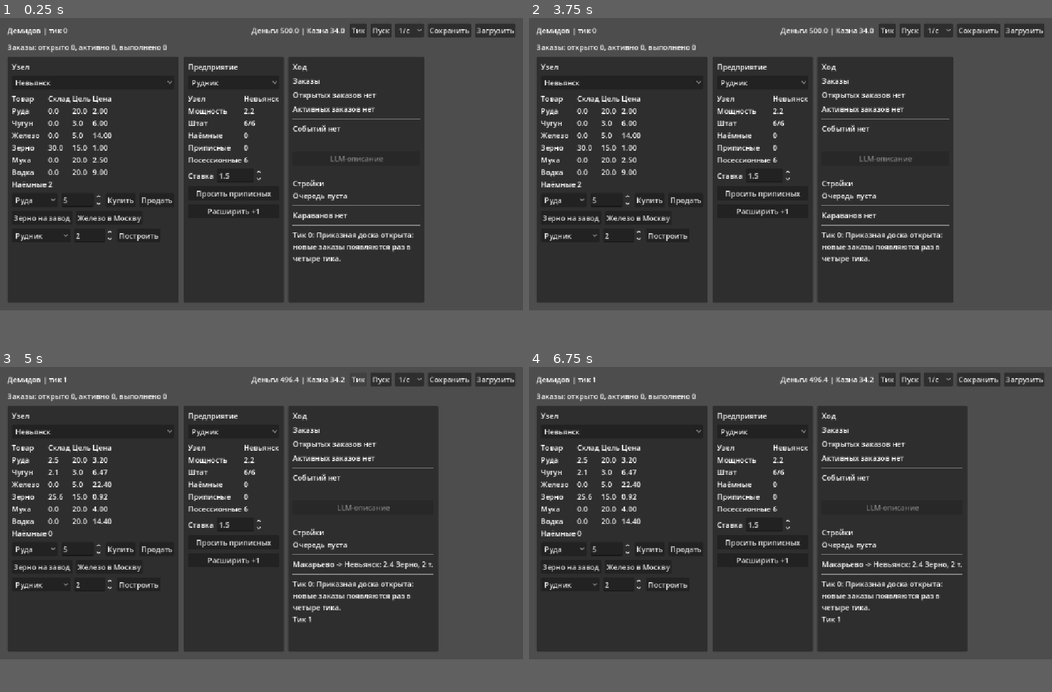
Above: before the commit, frames 1-4 (two rows, left to right).
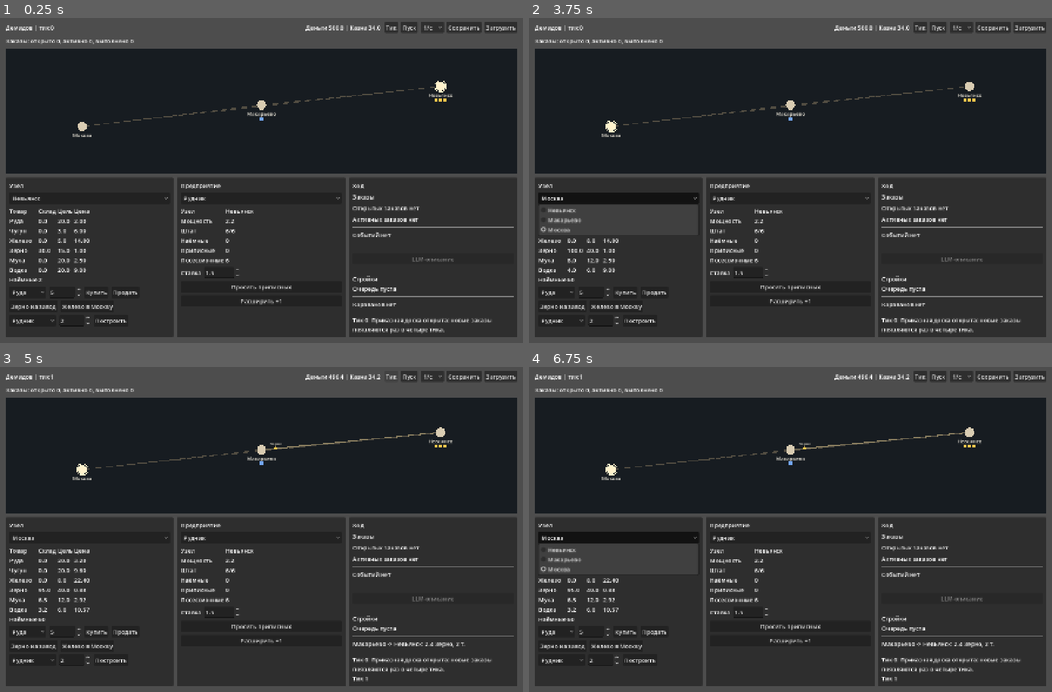
Above: after the commit, the same moments.

Repository: chas36/bearconomy
Game: Godot game, scene res://ui/main.tscn
Same seed, same stepped clock (60 frames per second), same inputs: the game is played once before the commit and once after it.
Inputs (mouse positions are in pixels of both pictures, inside the frame that each line leads up to):
- Up to frame 1 (0.25 s): no input
- Up to frame 2 (3.75 s): click "Невьянск" at 0.5 s; click (968, 79) at 1.27 s; click (790, 96) at 2.02 s; click (612, 115) at 2.77 s; click (617, 180) at 3.5 s, where only the run after the commit has a clickable "Москва"
- Up to frame 3 (5 s): click "Тик" at 4.25 s
- Up to frame 4 (6.75 s): click (790, 441) at 5.02 s; click (612, 458) at 5.77 s; click (617, 519) at 6.5 s, where only the run after the commit has a clickable "Москва"
The window is 800x450 before the commit and 800x500 after it. Grey fills any space a smaller window leaves; there, only what the larger window draws over its background counts as a difference.

The runs differ from the first frame. In frame 1, 32% of the frame differs, in the area x 0-100%, y 1-100%; in frame 2, 34%; in frame 3, 31%; in frame 4, 33%.

Commit message:
ui: добавить экран карты

Diff:
--- a/econ_core.gd
+++ b/econ_core.gd
@@ -19,6 +19,18 @@
 	gameplay.setup()
 	economy = gameplay.economy
 	scenario = gameplay.scenario
+
+
+# Явное действие игрока: сбыт железа в столицу (автопилот убран в M6).
+func dispatch_iron_to_moscow() -> void:
+	var nevyansk = scenario["nevyansk"]
+	var moskva = scenario["moskva"]
+	var qty: float = nevyansk.stock[Goods.Good.ZHELEZO]
+	if qty <= 0.5:
+		return
+	economy.dispatch(
+		economy.player, nevyansk, moskva, Goods.Good.ZHELEZO, qty, Gameplay.IRON_ROUTE_TICKS, true
+	)
 
 
 func dispatch_surplus_to_moscow(good: int, reserve: float, max_qty: float) -> void:
@@ -98,6 +110,8 @@
 		if economy.tick_count % 2 == 0:
 			dispatch_surplus_to_moscow(Goods.Good.MUKA, 8.0, 2.0)
 			dispatch_surplus_to_moscow(Goods.Good.VODKA, 2.0, 2.0)
+		if economy.tick_count % 4 == 0:
+			dispatch_iron_to_moscow()
 		if economy.tick_count == 10:
 			economy.set_hired_wage_offer(kuznitsa, 1.2)
 		if economy.tick_count == 12:
--- a/project.godot
+++ b/project.godot
@@ -17,6 +17,8 @@
 
 [display]
 
+window/size/viewport_width=1440
+window/size/viewport_height=900
 window/stretch/mode="canvas_items"
 window/stretch/aspect="expand"
 
--- a/sim/demo_scenario.gd
+++ b/sim/demo_scenario.gd
@@ -78,20 +78,12 @@
 	}
 
 
-static func run_logistics(
-	economy, nevyansk: TradeNode, makarievo: TradeNode, moskva: TradeNode
-) -> void:
+# Автозакупка зерна для завода; автопилот железа убран в M6 —
+# отправка железа теперь явное действие игрока (UI или скрипт демо).
+static func run_logistics(economy, nevyansk: TradeNode, makarievo: TradeNode) -> void:
 	var grain_in_transit: float = economy.cargo_in_transit_to(nevyansk, Goods.Good.ZERNO)
 	var grain_gap: float = GRAIN_TOPUP - nevyansk.stock[Goods.Good.ZERNO] - grain_in_transit
 	if grain_gap > 0.5:
 		economy.buy_and_dispatch(
 			economy.player, makarievo, nevyansk, Goods.Good.ZERNO, grain_gap, GRAIN_ROUTE_TICKS
 		)
-
-	# v0-заглушка: автопилот демо, убрать в M6.
-	if economy.tick_count % 4 == 0:
-		var qty: float = nevyansk.stock[Goods.Good.ZHELEZO]
-		if qty > 0.5:
-			economy.dispatch(
-				economy.player, nevyansk, moskva, Goods.Good.ZHELEZO, qty, IRON_ROUTE_TICKS, true
-			)
--- a/sim/gameplay.gd
+++ b/sim/gameplay.gd
@@ -43,9 +43,7 @@
 	_drain_contract_notices()
 	_run_ai_controllers()
 	_drain_contract_notices()
-	DemoScenario.run_logistics(
-		economy, scenario["nevyansk"], scenario["makarievo"], scenario["moskva"]
-	)
+	DemoScenario.run_logistics(economy, scenario["nevyansk"], scenario["makarievo"])
 	_maybe_raise_event()
 
 
--- a/ui/main.gd
+++ b/ui/main.gd
@@ -8,6 +8,7 @@
 const Enterprise := preload("res://sim/enterprise.gd")
 const Gameplay := preload("res://sim/gameplay.gd")
 const OpenRouterNpc := preload("res://game/openrouter_npc.gd")
+const MapView := preload("res://ui/map_view.gd")
 
 const BUILD_RECIPE_IDS := ["rudnik", "domna", "kuznitsa", "melnitsa", "vinokurnya"]
 
@@ -45,6 +46,7 @@
 var caravan_box: VBoxContainer
 var log_label: Label
 var wage_spin: SpinBox
+var map_view: MapView
 var log_lines: Array[String] = []
 
 
@@ -124,9 +126,18 @@
 	contract_label.autowrap_mode = TextServer.AUTOWRAP_WORD_SMART
 	page.add_child(contract_label)
 
+	map_view = MapView.new()
+	map_view.size_flags_horizontal = Control.SIZE_EXPAND_FILL
+	map_view.size_flags_vertical = Control.SIZE_EXPAND_FILL
+	map_view.size_flags_stretch_ratio = 1.5
+	map_view.custom_minimum_size.y = 260
+	map_view.node_clicked.connect(_on_map_node_clicked)
+	page.add_child(map_view)
+
 	var columns := HBoxContainer.new()
 	columns.size_flags_horizontal = Control.SIZE_EXPAND_FILL
 	columns.size_flags_vertical = Control.SIZE_EXPAND_FILL
+	columns.size_flags_stretch_ratio = 1.0
 	columns.add_theme_constant_override("separation", 10)
 	page.add_child(columns)
 
@@ -306,6 +317,7 @@
 func _add_panel(parent: Container, title: String) -> VBoxContainer:
 	var panel := PanelContainer.new()
 	panel.size_flags_vertical = Control.SIZE_EXPAND_FILL
+	panel.size_flags_horizontal = Control.SIZE_EXPAND_FILL
 	parent.add_child(panel)
 
 	var margin := MarginContainer.new()
@@ -331,6 +343,8 @@
 		"Деньги %.1f | Казна %.1f" % [economy.player.money, economy.player.state_relations]
 	)
 	contract_label.text = gameplay.contract_status_text()
+	map_view.selected_node_index = selected_node_index
+	map_view.refresh(economy)
 	_refresh_enterprise_select()
 	_refresh_node_panel()
 	_refresh_enterprise_panel()
@@ -597,6 +611,12 @@
 
 func _on_node_selected(index: int) -> void:
 	selected_node_index = index
+	_refresh_all()
+
+
+func _on_map_node_clicked(index: int) -> void:
+	selected_node_index = index
+	node_select.select(index)
 	_refresh_all()
 
 
--- /dev/null
+++ b/ui/map_view.gd
@@ -0,0 +1,198 @@
+# map_view.gd — схематичная карта: узлы, маршруты, караваны, предприятия, стройки
+extends Control
+
+signal node_clicked(index: int)
+
+const Goods := preload("res://sim/goods.gd")
+
+# Нормированные координаты узлов (умножаются на size), схематично запад -> восток.
+const NODE_POS := {
+	"Москва": Vector2(0.15, 0.62),
+	"Макарьево": Vector2(0.5, 0.45),
+	"Невьянск": Vector2(0.85, 0.3),
+}
+const FALLBACK_POS := Vector2(0.5, 0.85)
+
+const BG_COLOR := Color(0.09, 0.11, 0.13)
+const ROUTE_COLOR := Color(0.32, 0.3, 0.26)
+const ROUTE_ACTIVE_COLOR := Color(0.55, 0.5, 0.38)
+const ROUTE_WIDTH := 1.5
+const ROUTE_ACTIVE_WIDTH := 3.5
+const NODE_COLOR := Color(0.85, 0.8, 0.7)
+const NODE_SELECTED_COLOR := Color(1.0, 0.95, 0.8)
+const NODE_RADIUS := 13.0
+const ENTERPRISE_SIZE := 9.0
+const ENTERPRISE_GAP := 3.0
+const CARAVAN_RADIUS := 5.0
+const CONSTRUCTION_COLOR := Color(0.9, 0.6, 0.2)
+const TEXT_COLOR := Color(0.92, 0.9, 0.85)
+const CARGO_TEXT_COLOR := Color(0.8, 0.78, 0.72)
+const OWNER_COLORS := {
+	"player": Color(0.95, 0.78, 0.3),
+	"stroganov": Color(0.45, 0.65, 0.95),
+}
+const DEFAULT_OWNER_COLOR := Color(0.7, 0.7, 0.7)
+const BUTTON_SIZE := 48.0
+const NAME_FONT_SIZE := 14
+const CARGO_FONT_SIZE := 11
+
+var economy
+var selected_node_index := -1
+var _node_buttons: Array[Button] = []
+
+
+func refresh(economy_ref) -> void:
+	economy = economy_ref
+	if _node_buttons.size() != economy.nodes.size():
+		_rebuild_node_buttons()
+	queue_redraw()
+
+
+func _notification(what: int) -> void:
+	if what == NOTIFICATION_RESIZED:
+		_position_node_buttons()
+		queue_redraw()
+
+
+func _rebuild_node_buttons() -> void:
+	for button in _node_buttons:
+		button.queue_free()
+	_node_buttons.clear()
+	for i in range(economy.nodes.size()):
+		var button := Button.new()
+		button.flat = true
+		button.tooltip_text = economy.nodes[i].name
+		button.pressed.connect(_on_node_button_pressed.bind(i))
+		add_child(button)
+		_node_buttons.append(button)
+	_position_node_buttons()
+
+
+func _position_node_buttons() -> void:
+	if economy == null:
+		return
+	for i in range(_node_buttons.size()):
+		var center := _node_position(economy.nodes[i])
+		_node_buttons[i].position = center - Vector2(BUTTON_SIZE, BUTTON_SIZE) * 0.5
+		_node_buttons[i].size = Vector2(BUTTON_SIZE, BUTTON_SIZE)
+
+
+func _on_node_button_pressed(index: int) -> void:
+	node_clicked.emit(index)
+
+
+func _node_position(node) -> Vector2:
+	var normalized: Vector2 = NODE_POS.get(node.name, FALLBACK_POS)
+	return normalized * size
+
+
+func _owner_color(owner_id: String) -> Color:
+	return OWNER_COLORS.get(owner_id, DEFAULT_OWNER_COLOR)
+
+
+func _draw() -> void:
+	draw_rect(Rect2(Vector2.ZERO, size), BG_COLOR)
+	if economy == null:
+		return
+	_draw_routes()
+	_draw_caravans()
+	_draw_nodes()
+
+
+func _draw_routes() -> void:
+	var active_pairs := {}
+	for c in economy.caravans:
+		active_pairs[_pair_key(c.origin.name, c.destination.name)] = true
+
+	for i in range(economy.nodes.size()):
+		for j in range(i + 1, economy.nodes.size()):
+			var a: Vector2 = _node_position(economy.nodes[i])
+			var b: Vector2 = _node_position(economy.nodes[j])
+			var key := _pair_key(economy.nodes[i].name, economy.nodes[j].name)
+			if active_pairs.has(key):
+				draw_line(a, b, ROUTE_ACTIVE_COLOR, ROUTE_ACTIVE_WIDTH)
+			else:
+				draw_line(a, b, ROUTE_COLOR, ROUTE_WIDTH)
+
+
+func _pair_key(name_a: String, name_b: String) -> String:
+	if name_a < name_b:
+		return name_a + "|" + name_b
+	return name_b + "|" + name_a
+
+
+func _draw_caravans() -> void:
+	var font := get_theme_default_font()
+	for c in economy.caravans:
+		# Прижим к 0.08..0.92, чтобы точка и подпись не ложились на кружок узла.
+		var progress := clampf(1.0 - float(c.remaining_ticks) / float(c.total_ticks), 0.08, 0.92)
+		var pos := _node_position(c.origin).lerp(_node_position(c.destination), progress)
+		draw_circle(pos, CARAVAN_RADIUS, _owner_color(c.owner_id))
+		var label: String = Goods.NAMES[c.good]
+		draw_string(
+			font,
+			pos + Vector2(-30.0, -CARAVAN_RADIUS - 4.0),
+			label,
+			HORIZONTAL_ALIGNMENT_CENTER,
+			60.0,
+			CARGO_FONT_SIZE,
+			CARGO_TEXT_COLOR
+		)
+
+
+func _draw_nodes() -> void:
+	var font := get_theme_default_font()
+	var constructing := _nodes_under_construction()
+	for i in range(economy.nodes.size()):
+		var node = economy.nodes[i]
+		var pos := _node_position(node)
+		var color := NODE_SELECTED_COLOR if i == selected_node_index else NODE_COLOR
+		draw_circle(pos, NODE_RADIUS, color)
+		if i == selected_node_index:
+			draw_arc(pos, NODE_RADIUS + 3.0, 0.0, TAU, 32, NODE_SELECTED_COLOR, 2.0)
+		draw_string(
+			font,
+			pos + Vector2(-60.0, NODE_RADIUS + 16.0),
+			node.name,
+			HORIZONTAL_ALIGNMENT_CENTER,
+			120.0,
+			NAME_FONT_SIZE,
+			TEXT_COLOR
+		)
+		_draw_enterprises(node, pos)
+		if constructing.has(node):
+			_draw_construction_icon(pos)
+
+
+func _draw_enterprises(node, node_pos: Vector2) -> void:
+	var owners: Array[String] = []
+	for agent in economy.agents:
+		for e in agent.enterprises:
+			if e.node == node:
+				owners.append(agent.id)
+
+	var total_width := owners.size() * (ENTERPRISE_SIZE + ENTERPRISE_GAP) - ENTERPRISE_GAP
+	var start_x := node_pos.x - total_width * 0.5
+	var y := node_pos.y + NODE_RADIUS + 20.0
+	for i in range(owners.size()):
+		var rect := Rect2(
+			Vector2(start_x + i * (ENTERPRISE_SIZE + ENTERPRISE_GAP), y),
+			Vector2(ENTERPRISE_SIZE, ENTERPRISE_SIZE)
+		)
+		draw_rect(rect, _owner_color(owners[i]))
+
+
+func _draw_construction_icon(node_pos: Vector2) -> void:
+	# Треугольник-«леса» над узлом: идёт стройка или расширение.
+	var top := node_pos + Vector2(0.0, -NODE_RADIUS - 14.0)
+	var points := PackedVector2Array([top, top + Vector2(-7.0, 11.0), top + Vector2(7.0, 11.0)])
+	draw_colored_polygon(points, CONSTRUCTION_COLOR)
+
+
+func _nodes_under_construction() -> Dictionary:
+	var result := {}
+	for c in economy.construction_queue:
+		var node = c.node if c.expand_target == null else c.expand_target.node
+		if node != null:
+			result[node] = true
+	return result
Not shown, changed: docs/roadmap-history.md
